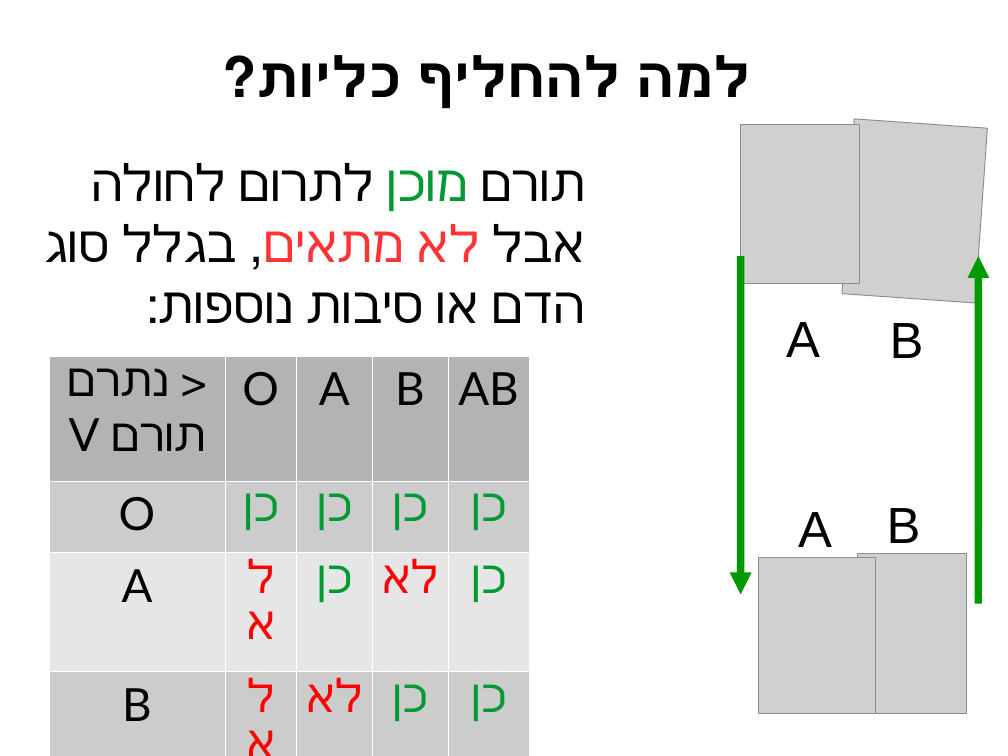
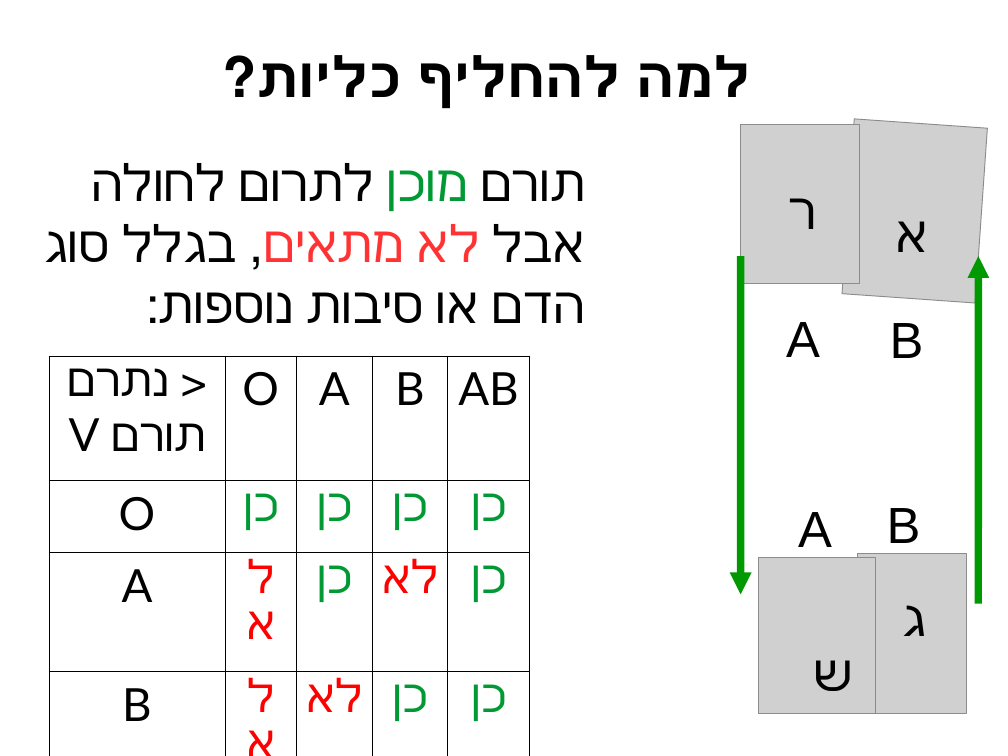
Before and after one commit to erelsgl-at-ariel/algorithms-5780, a slide deck: slide 4 of 11-exchanging/slides-kidneys.odp. Drawn at 1008x756 pixels with LibreOffice and Linux fonts; fonts in the diff are those of the drawing; grey boxes stand for pictures. Boxes give left, top, right and bottom in pixels: in the first picture for what was removed or moved away, otherwise in the second. Text is boxed around its words. In the diff, an @@ line names an element or a change of style, - is before the commit and + after.

```diff
--- a/11-exchanging/slides-kidneys.odp
+++ b/11-exchanging/slides-kidneys.odp
@@ text added at box(789, 198, 817, 229), 40 pt, text #000000 @@
+ר
@@ text added at box(896, 221, 929, 252), 40 pt, text #000000 @@
+א
@@ table at box(48, 356, 530, 725) @@
@@ fill #B3B3B3 to none in row 1 @@
@@ fill #CCCCCC to none in 10 cells @@
@@ fill #E6E6E6 to none in 10 cells @@
@@ borders changed @@
@@ text added at box(903, 605, 927, 636), 40 pt, text #000000 @@
+ג
@@ text added at box(814, 660, 853, 691), 40 pt, text #000000 @@
+ש
```
Also in this commit, not shown: 13 other slides changed, 2 slides removed, 3 other files.
